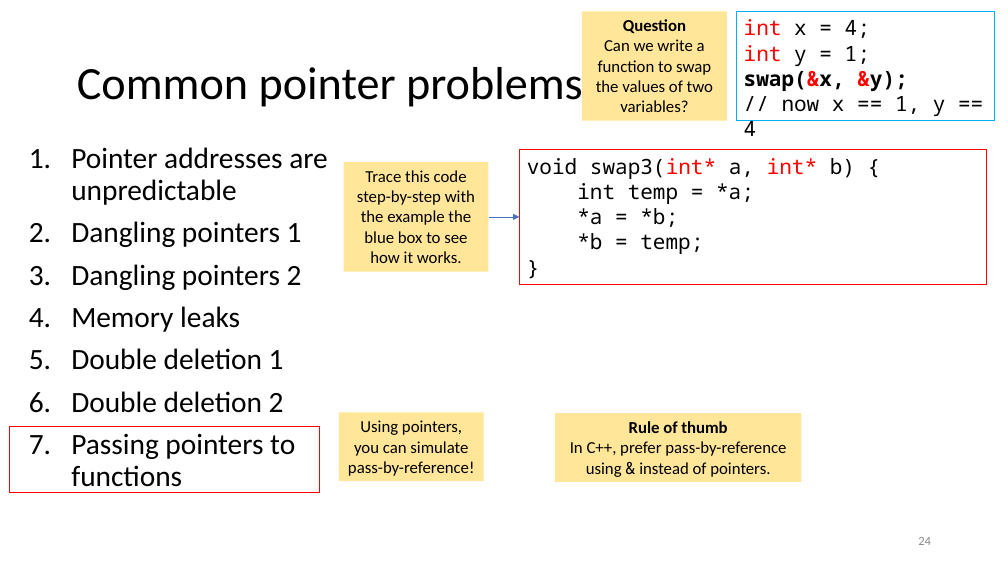
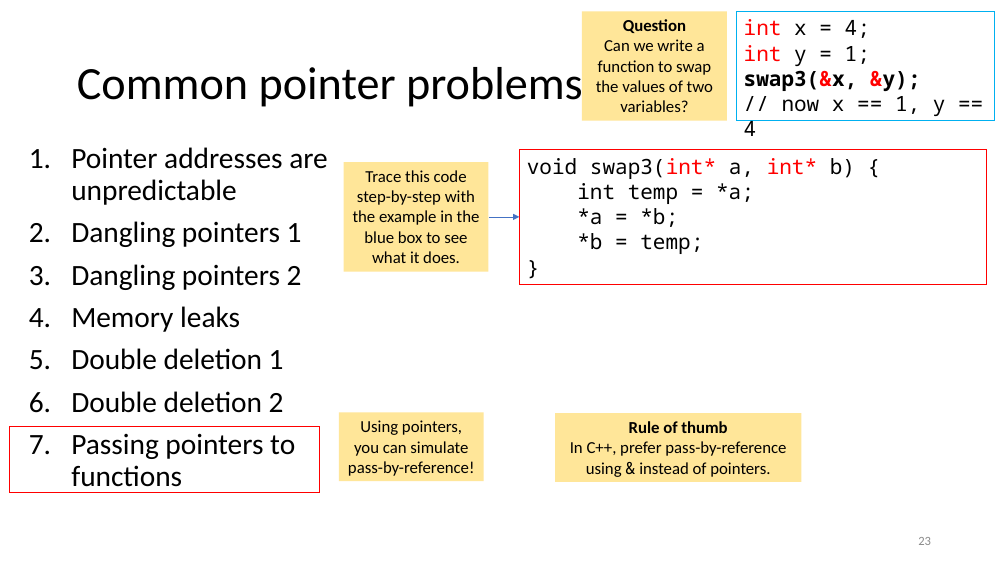
Before and after one commit to tjd1234/cmpt135spring2024, a slide deck: slide 23 of sample_code/week4/week4_cmpt135.pptx (slide 24 before the commit). Drawn at 1008x567 pixels with LibreOffice and Linux fonts; fonts in the diff are those of the drawing. Boxes give left, top, right and bottom in pixels: in the first picture for what was removed or moved away, otherwise in the second. Text is boxed around its words. In the diff, an @@ line names an element or a change of style, - is before the commit and + after.

```diff
--- a/sample_code/week4/week4_cmpt135.pptx
+++ b/sample_code/week4/week4_cmpt135.pptx
@@ text in rectangle at [744,19,920,91]: text changed @@
-int x = 4;
-int y = 1;
-swap(&x, &y);
+int x = 4;
+int y = 1;
+swap3(&x, &y);
@@ text in rectangle at [353,170,480,263]: text changed @@
-Trace this code step-by-step with the example the blue box to see how it works.
+Trace this code step-by-step with the example in the blue box to see what it does.
@@ page number at [918,537,931,545]: text changed @@
-24
+23
```
Also in this commit, not shown: 21 other slides changed, 34 slides added, 1 slide removed, 1 other file.
